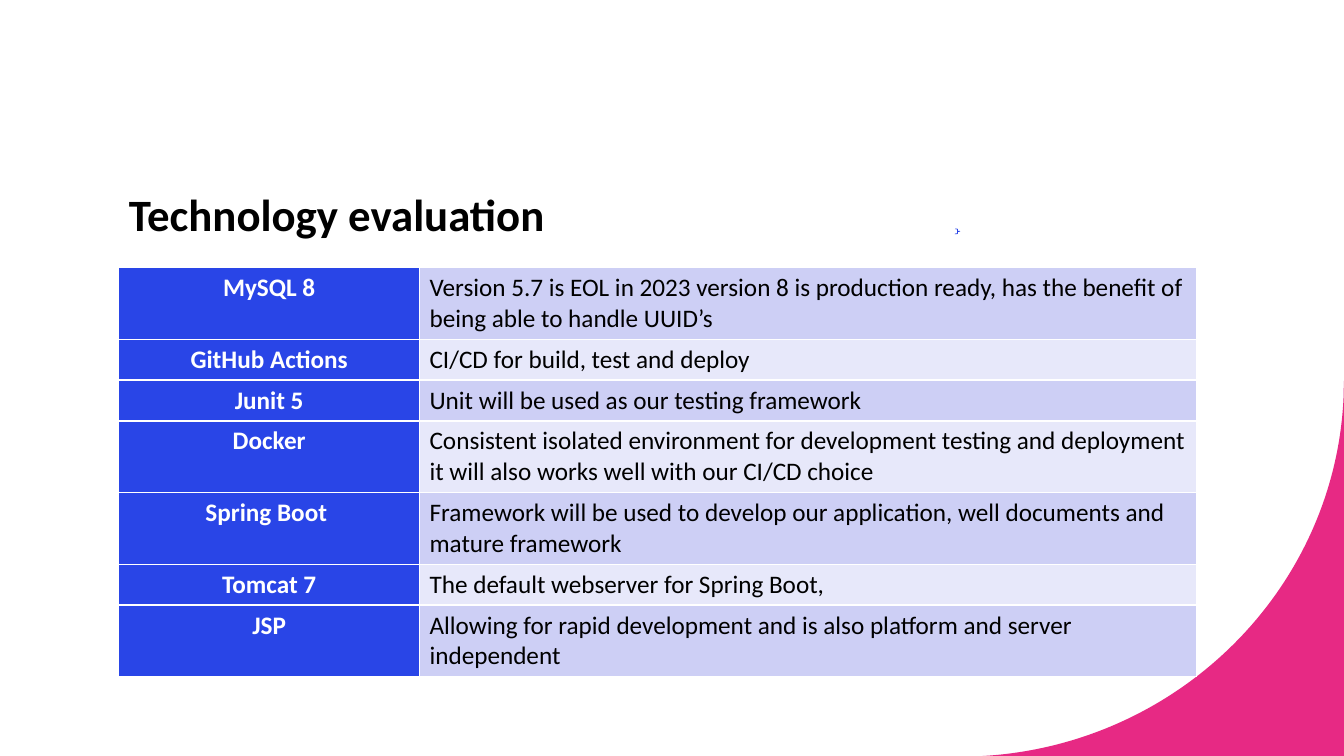
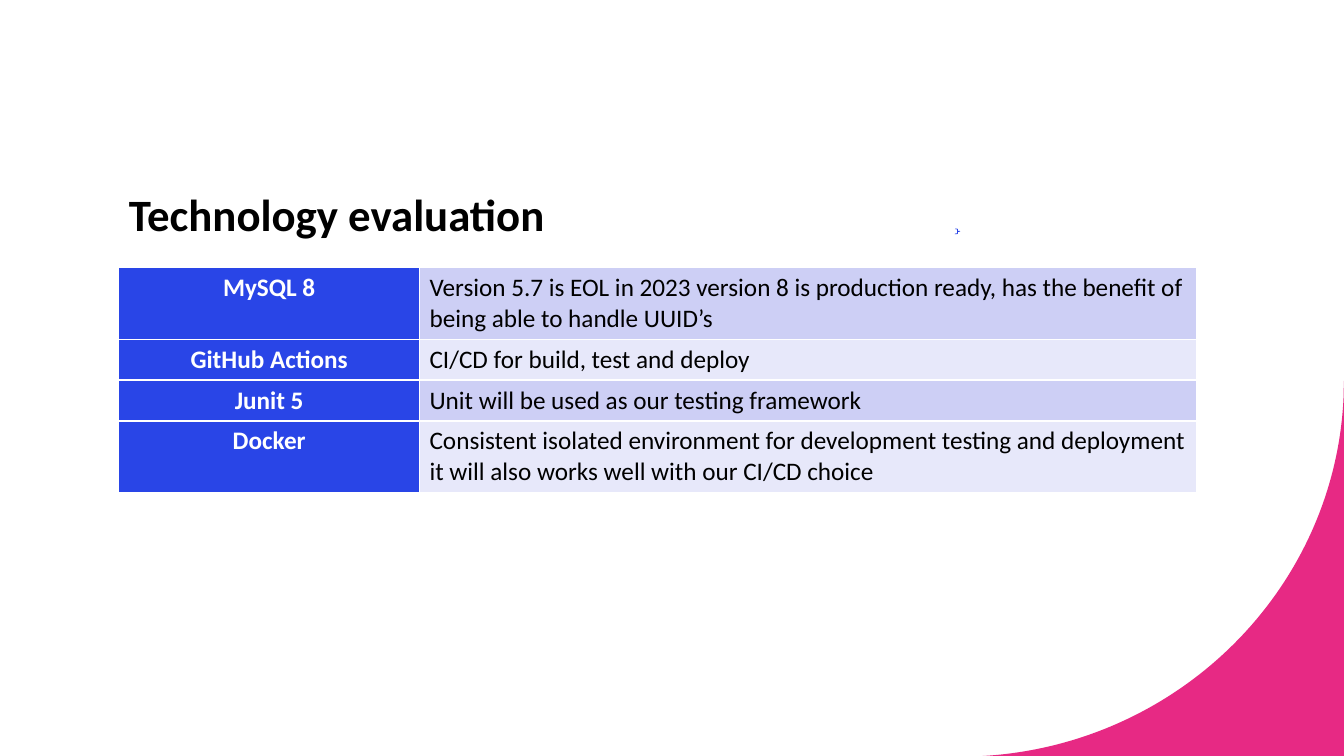
Before and after one commit to navjit80/PortAppA, a slide deck: slide 4 of documentation/Sprint2_PAA.pptx. Drawn at 1344x756 pixels with LibreOffice and Linux fonts; fonts in the diff are those of the drawing. Boxes give left, top, right and bottom in pixels: in the first picture for what was removed or moved away, otherwise in the second. Text is boxed around its words. In the diff, an @@ line names an element or a change of style, - is before the commit and + after.

```diff
--- a/documentation/Sprint2_PAA.pptx
+++ b/documentation/Sprint2_PAA.pptx
@@ table at <box>119,267,1197,490</box> @@
-row 5: Spring Boot | Framework will be used to develop our application, well documents and mature framework
-row 6: Tomcat 7 | The default webserver for Spring Boot,
-row 7: JSP | Allowing for rapid development and is also platform and server independent
```
Also in this commit, not shown: 1 slide added.
